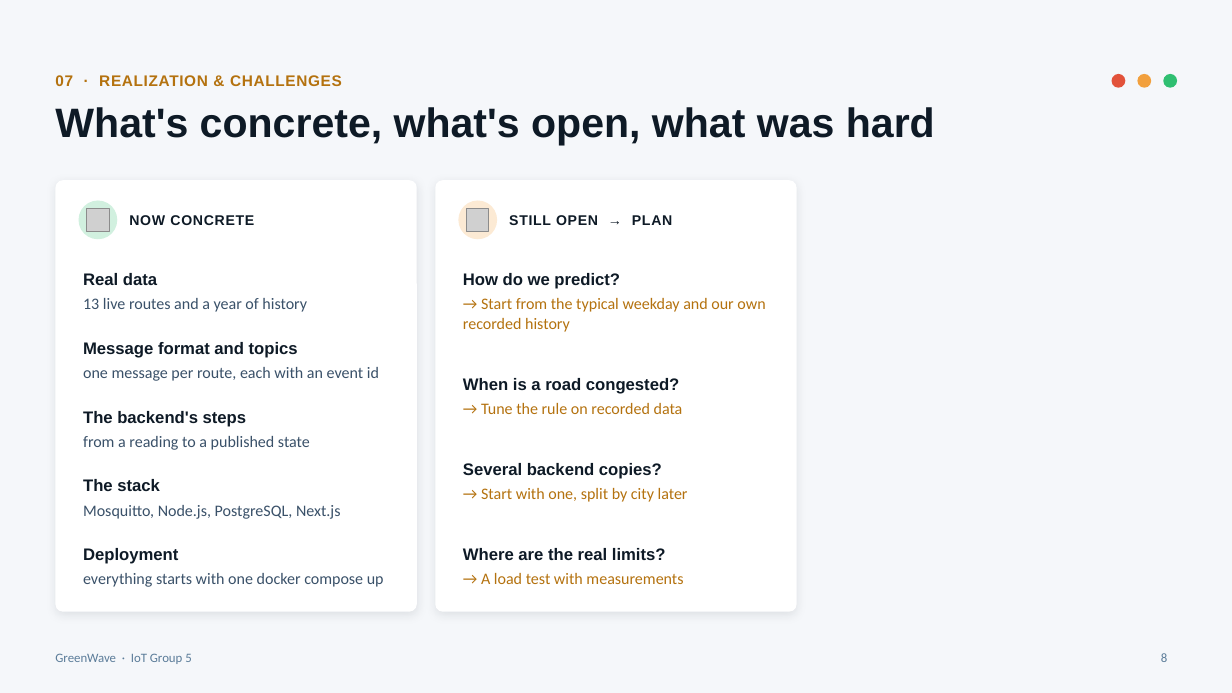
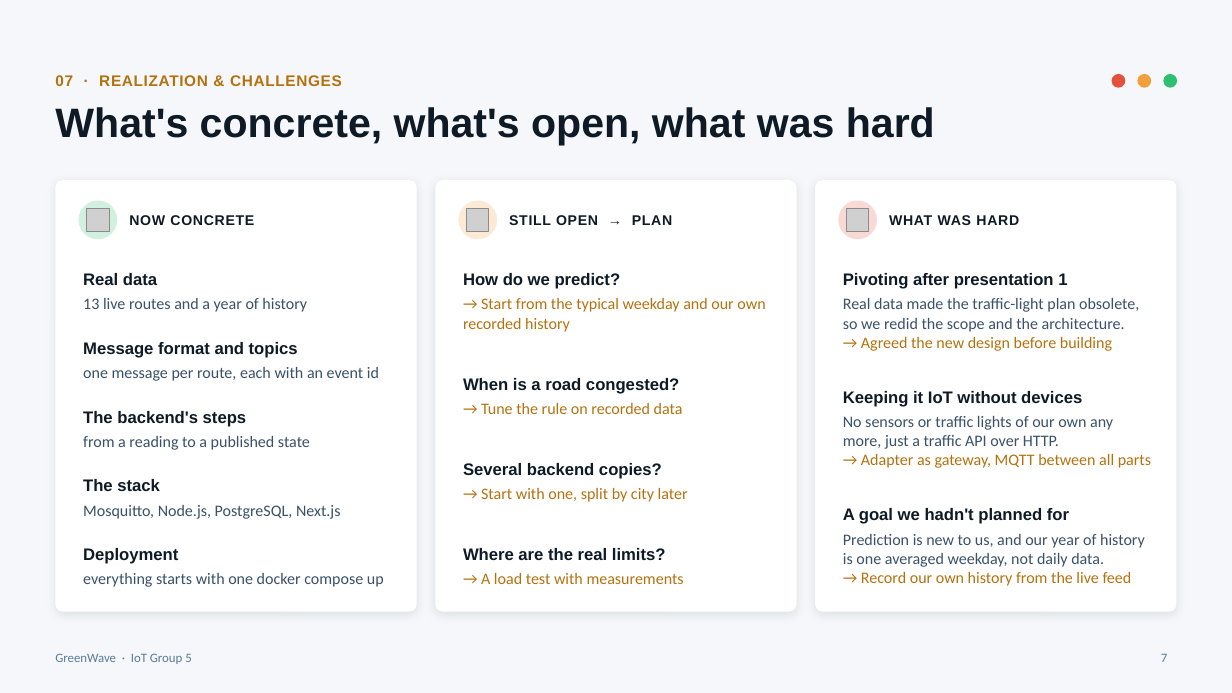
Before and after one commit to SlayerDK/greenwave, a slide deck: slide 7 of docs/presentations/GreenWave-Presentation-2.pptx (slide 8 before the commit). Drawn at 1232x693 pixels with LibreOffice and Linux fonts; fonts in the diff are those of the drawing; grey boxes stand for pictures. Boxes give left, top, right and bottom in pixels: in the first picture for what was removed or moved away, otherwise in the second. Text is boxed around its words. In the diff, an @@ line names an element or a change of style, - is before the commit and + after.

```diff
--- a/docs/presentations/GreenWave-Presentation-2.pptx
+++ b/docs/presentations/GreenWave-Presentation-2.pptx
@@ rounded rectangle added at (815, 180, 1177, 612), fill #FFFFFF @@
@@ ellipse added at (838, 201, 877, 239), fill #E2523A at 22% opacity @@
@@ picture added at (847, 209, 869, 231) @@
@@ text added at (889, 215, 1019, 225), 11 pt, text #0E1A26, bold @@
+WHAT WAS HARD
@@ text added at (843, 273, 1067, 289), 13 pt, text #0E1A26, bold @@
+Pivoting after presentation 1
@@ text added at (843, 298, 1139, 351), 12.5 pt, text #3A5169 @@
+Real data made the traffic-light plan obsolete, so we redid the scope and the architecture.
+→ Agreed the new design before building
@@ text added at (843, 391, 1082, 407), 13 pt, text #0E1A26, bold @@
+Keeping it IoT without devices
@@ text added at (843, 416, 1151, 468), 12.5 pt, text #3A5169 @@
+No sensors or traffic lights of our own any more, just a traffic API over HTTP.
+→ Adapter as gateway, MQTT between all parts
@@ text added at (843, 508, 1069, 524), 13 pt, text #0E1A26, bold @@
+A goal we hadn't planned for
@@ text added at (843, 534, 1145, 586), 12.5 pt, text #3A5169 @@
+Prediction is new to us, and our year of history is one averaged weekday, not daily data.
+→ Record our own history from the live feed
@@ page number at (1161, 654, 1167, 662): text changed @@
-8
+7
```
Also in this commit, not shown: 1 slide removed.
